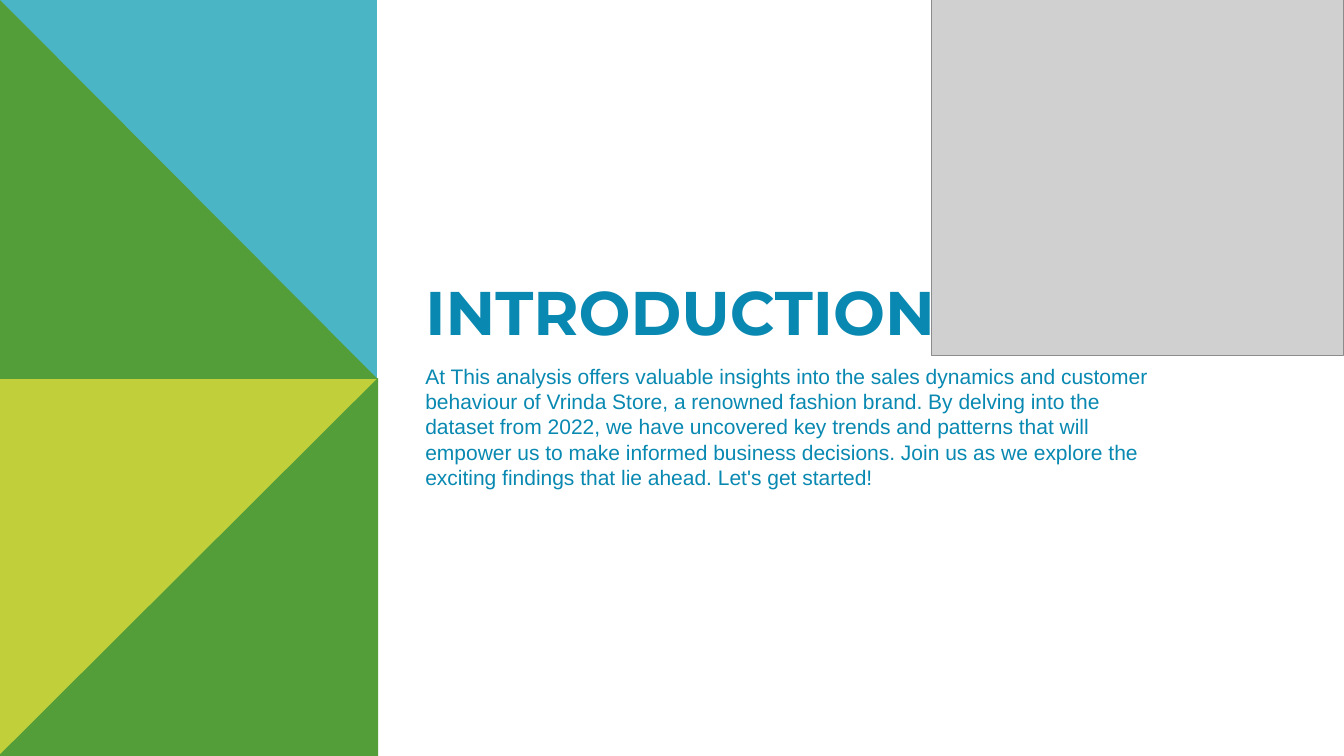
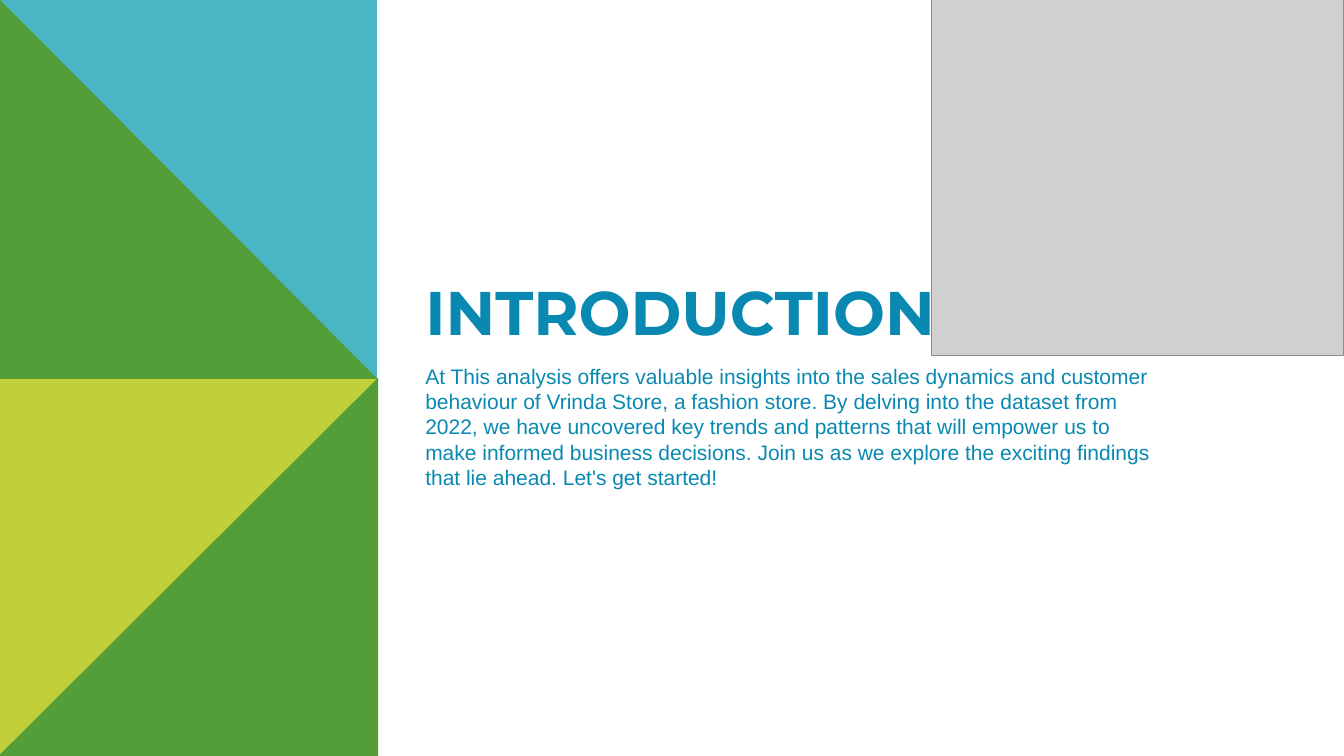
Before and after one commit to probablymojojojojo/Excel_Dashboard_Vrinda_Store, a slide deck: slide 3 of Vrinda Store Data Analysis.pptx. Drawn at 1344x756 pixels with LibreOffice and Linux fonts; fonts in the diff are those of the drawing; grey boxes stand for pictures. Boxes give left, top, right and bottom in pixels: in the first picture for what was removed or moved away, otherwise in the second. Text is boxed around its words. In the diff, an @@ line names an element or a change of style, - is before the commit and + after.

```diff
--- a/Vrinda Store Data Analysis.pptx
+++ b/Vrinda Store Data Analysis.pptx
@@ text at (425,368,1149,489): text changed @@
-At This analysis offers valuable insights into the sales dynamics and customer behaviour of Vrinda Store, a renowned fashion brand. By delving into the dataset from 2022, we have uncovered key trends and patterns that will empower us to make informed business decisions. Join us as we explore the exciting findings that lie ahead. Let's get started!
+At This analysis offers valuable insights into the sales dynamics and customer behaviour of Vrinda Store, a fashion store. By delving into the dataset from 2022, we have uncovered key trends and patterns that will empower us to make informed business decisions. Join us as we explore the exciting findings that lie ahead. Let's get started!
```
